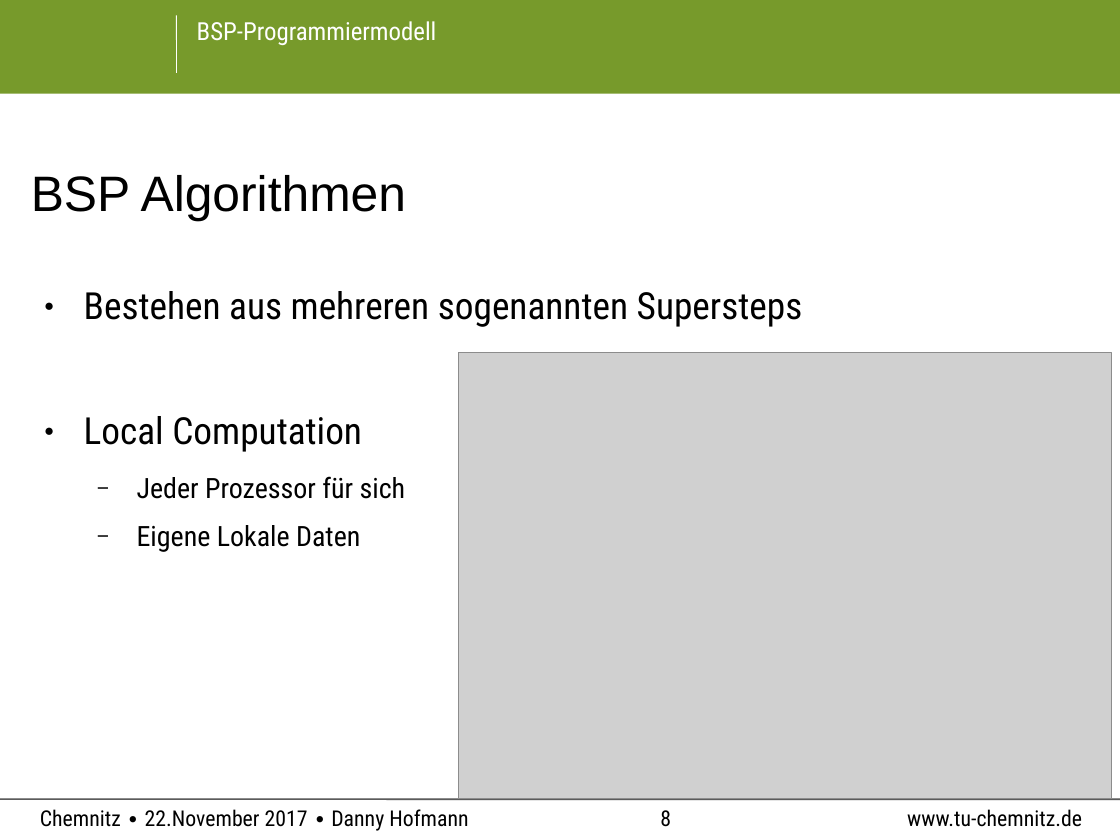
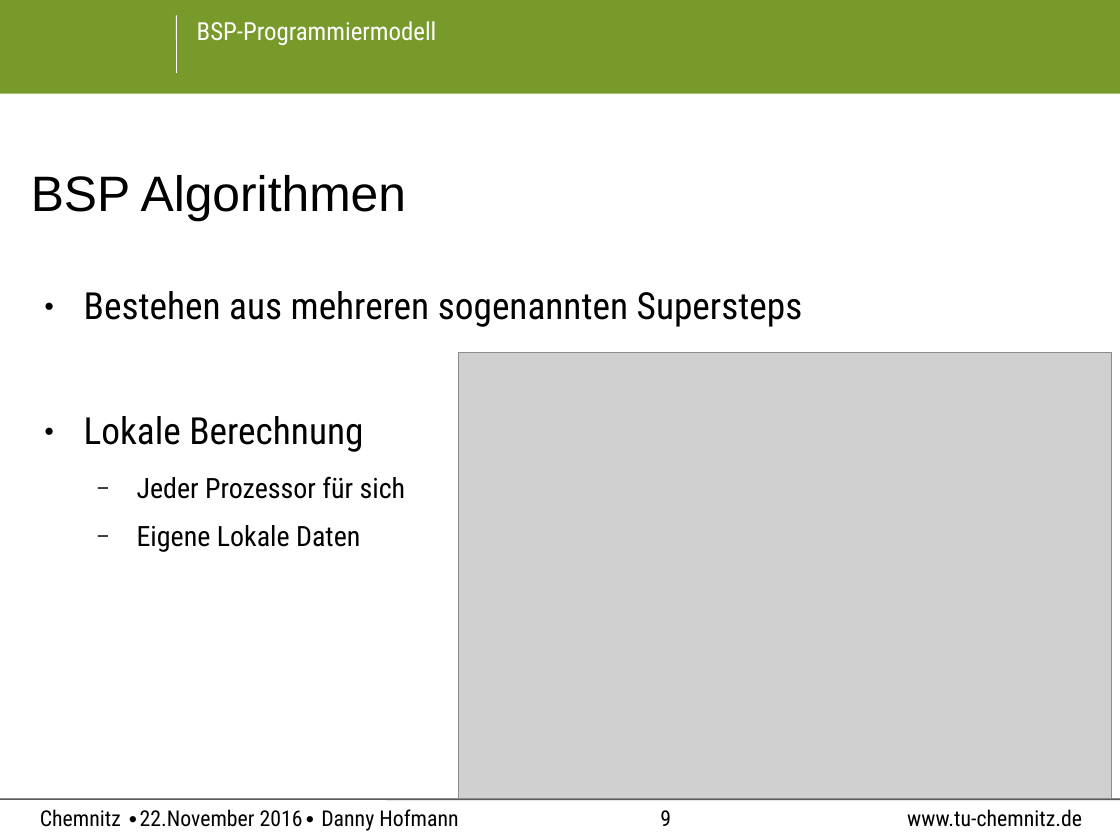
Before and after one commit to PaIIe/ComputerScienceTUC, a slide deck: slide 9 of BSP_Programming/BSP-Modell.odp (slide 8 before the commit). Drawn at 1120x840 pixels with LibreOffice and Linux fonts; fonts in the diff are those of the drawing; grey boxes stand for pictures; background and template pictures are left out. Boxes give left, top, right and bottom in pixels: in the first picture for what was removed or moved away, otherwise in the second. Text is boxed around its words. In the diff, an @@ line names an element or a change of style, - is before the commit and + after.

```diff
--- a/BSP_Programming/BSP-Modell.odp
+++ b/BSP_Programming/BSP-Modell.odp
@@ text at (84, 416, 363, 452): text changed @@
-● Local Computation
+● Lokale Berechnung
@@ text at (40, 809, 458, 831): text changed @@
-Chemnitz ∙ 22.November 2017 ∙ Danny Hofmann
+Chemnitz ∙22.November 2016∙ Danny Hofmann
@@ page number at (660, 810, 671, 826): text changed @@
-8
+9
```
Also in this commit, not shown: 14 other slides changed, 3 slides added, 1 slide removed, 4 other files.
